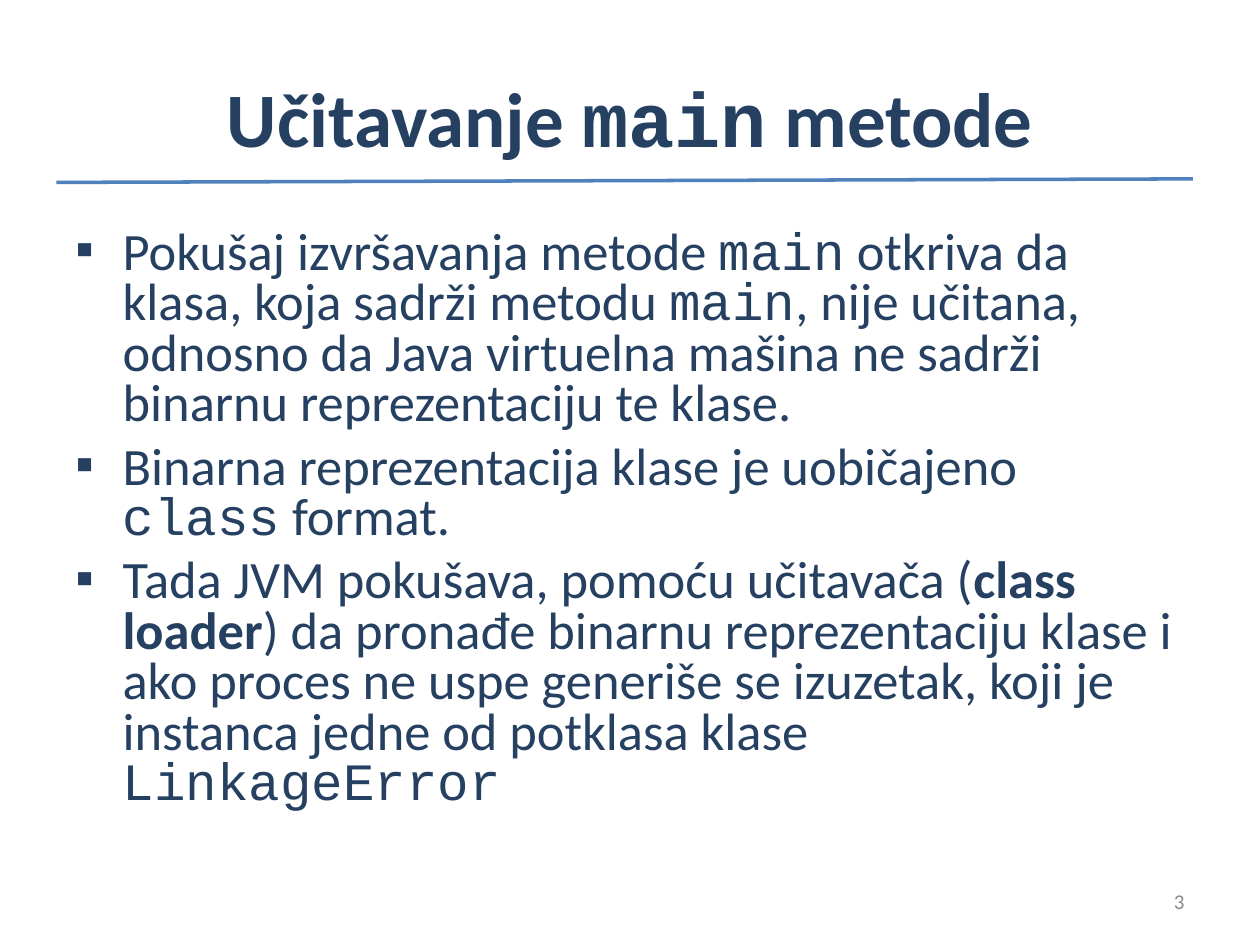
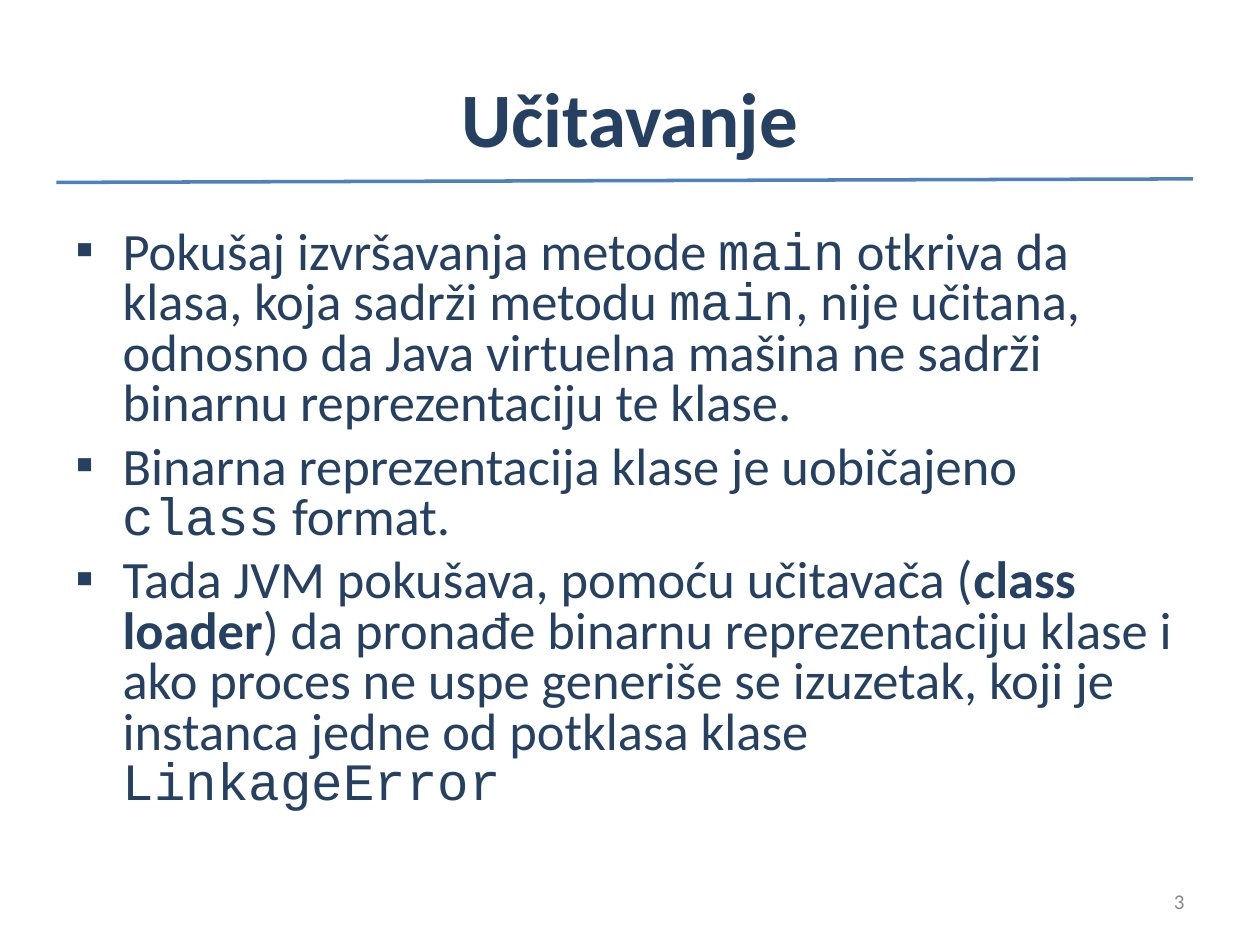
Before and after one commit to nndjov/oop2, a slide deck: slide 3 of 1_Izvrsavanja/1_IzvrsavanjePrograma.ppt. Drawn at 1260x945 pixels with LibreOffice and Linux fonts; fonts in the diff are those of the drawing. Boxes give left, top, right and bottom in pixels: in the first picture for what was removed or moved away, otherwise in the second. Text is boxed around its words. In the diff, an @@ line names an element or a change of style, - is before the commit and + after.

```diff
--- a/1_Izvrsavanja/1_IzvrsavanjePrograma.ppt
+++ b/1_Izvrsavanja/1_IzvrsavanjePrograma.ppt
@@ title at (x1=461, y1=93, x2=798, y2=160): text changed @@
-Učitavanje main metode
+Učitavanje
```
Also in this commit, not shown: 8 other slides changed, 6 slides added, 1 slide removed.
